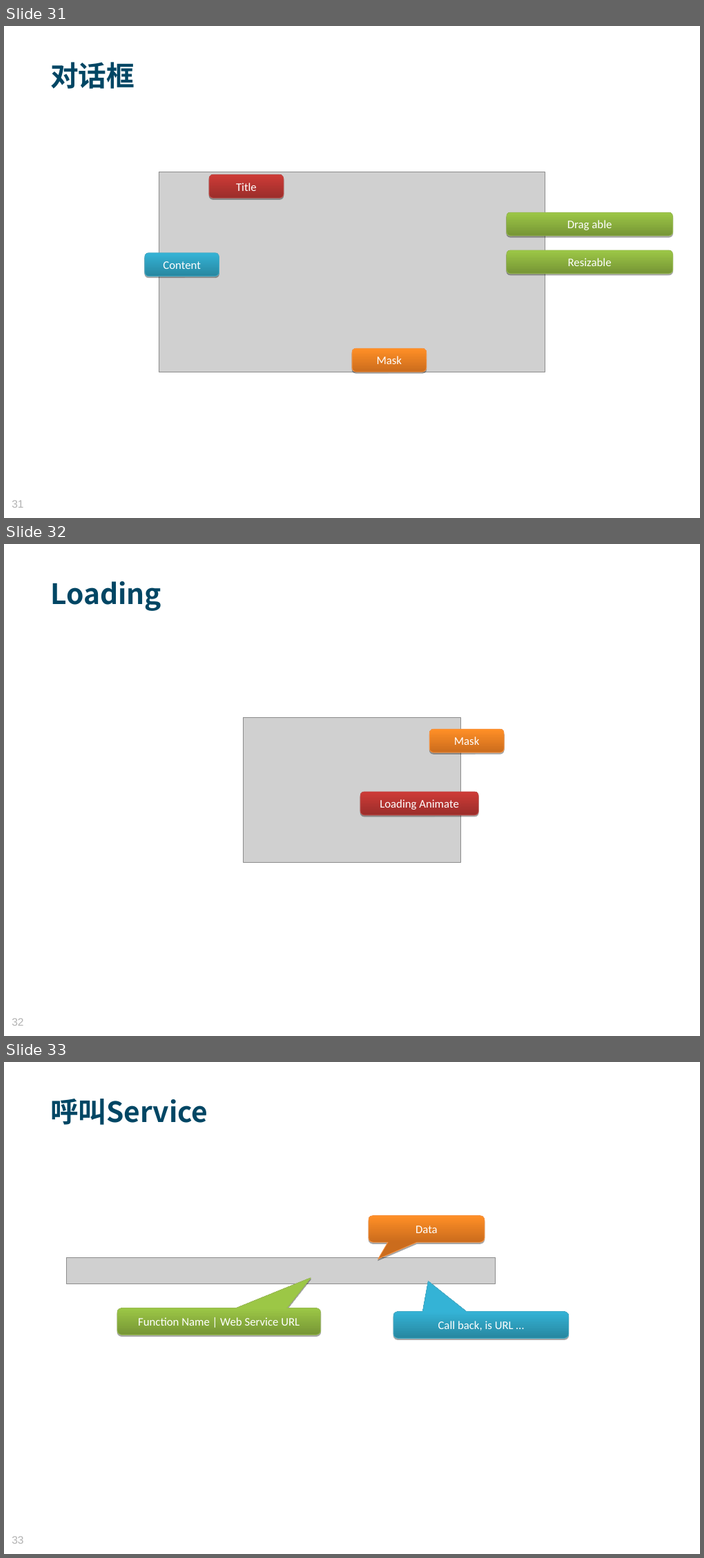
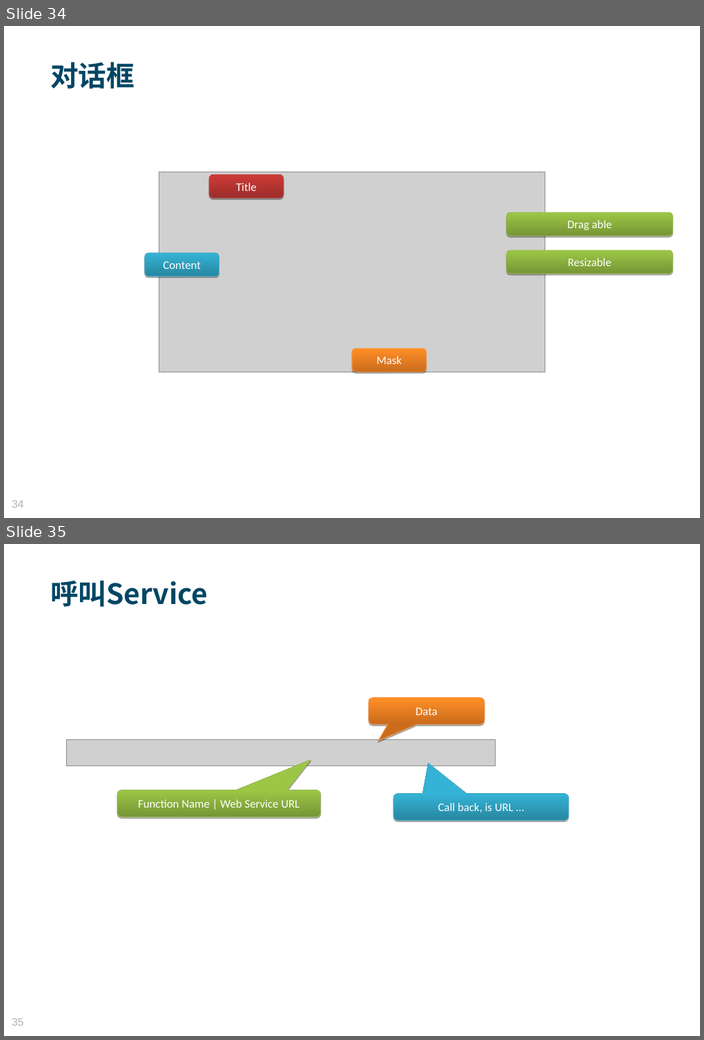
Before and after one commit to MosesZhu/Cube, a slide deck: Document/New Webframework Introduction.ppt. Shown one above the other, each under a label of ours: slides 31, 32 and 33 before the commit, slides 34 and 35 after it. The pictures are 704x1558 and 704x1040 pixels, drawn with LibreOffice and Linux fonts; fonts in the diff are those of the drawing; grey boxes stand for pictures; background and template pictures are left out. Boxes give left, top, right and bottom in pixels: in the first picture for what was removed or moved away, otherwise in the second. Text is boxed around its words. In the diff, an @@ line names an element or a change of style, - is before the commit and + after.

```diff
--- a/Document/New Webframework Introduction.ppt
+++ b/Document/New Webframework Introduction.ppt
@@ slide 32 removed at <box>4,544,700,1036</box>, background picture (left out) @@
@@ text removed at <box>50,581,161,611</box> @@
-Loading
@@ picture removed at <box>243,717,460,862</box> @@
@@ rounded rectangle removed at <box>430,729,504,752</box> @@
-Mask
@@ rounded rectangle removed at <box>361,792,478,814</box> @@
-Loading Animate
@@ page number removed at <box>12,1018,23,1026</box> @@
-32
@@ what was slide 31 is now slide 34 @@
@@ page number at <box>12,500,23,508</box>: text changed @@
-31
+34
@@ what was slide 33 is now slide 35 @@
@@ page number at <box>12,1018,23,1026</box>: text changed @@
-33
+35
```
Also in this commit, not shown: 1 slide changed, 3 slides added, 1 other slide removed, 4 other files.
